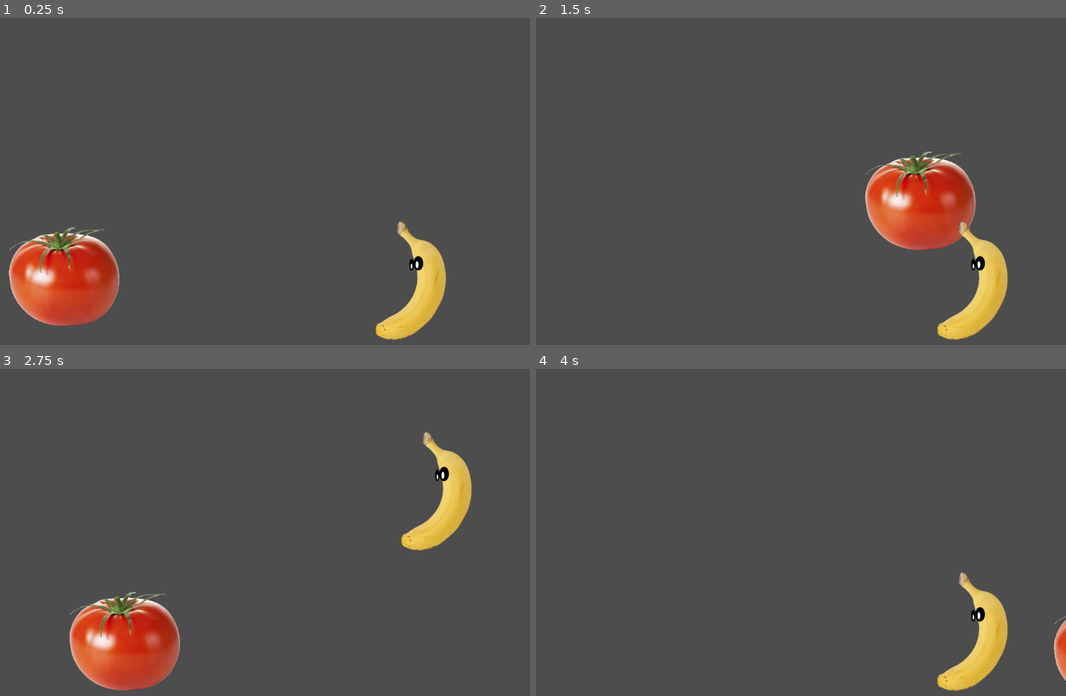
Above: before the commit, frames 1-4 (two rows, left to right).
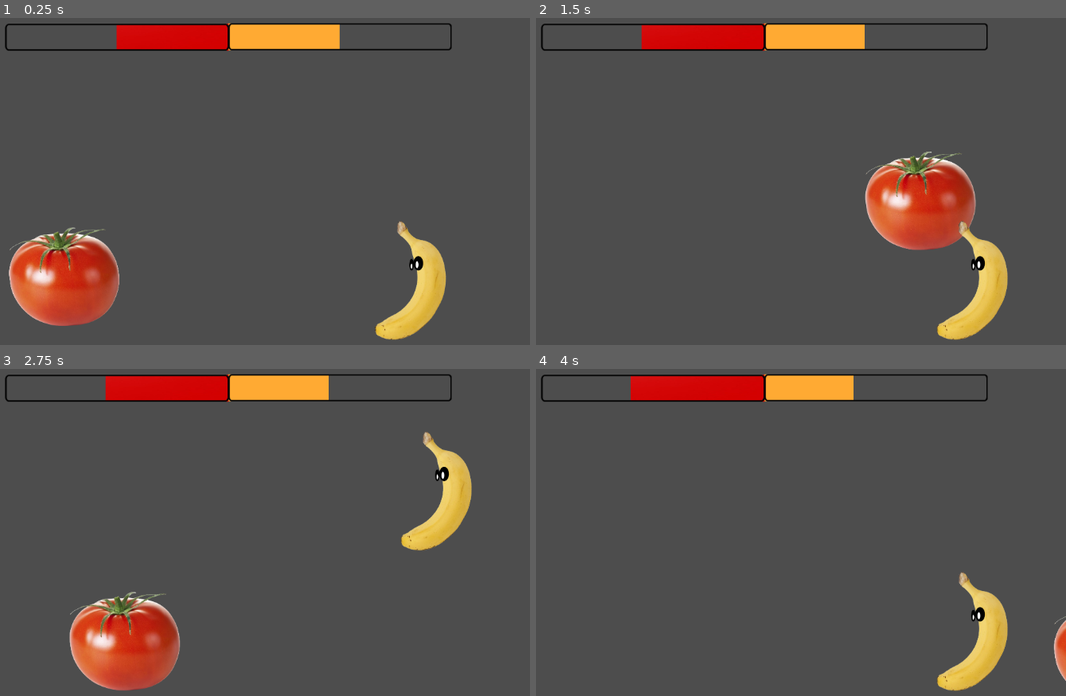
Above: after the commit, the same moments.

Repository: PZerua/ggj24_fruits
Game: Godot game, scene res://scenes/combat.tscn
The game is run twice, just before and just after one commit, with the same random seed, the same clock (stepped at 60 frames per second) and the same inputs.
Inputs:
- Up to frame 1 (0.25 s): no input
- Up to frame 2 (1.5 s): hold D (MOVE_RIGHT_1) from 0.53 s (still down); tap Left (MOVE_LEFT_2) at 0.6 s; tap W (JUMP_1) at 0.77, 1.07 s; tap Right (MOVE_RIGHT_2) at 0.8, 1.35 s
- Up to frame 3 (2.75 s): tap W (JUMP_1) at 1.52, 1.55, 1.82, 2.1 s; release D (MOVE_RIGHT_1) at 2.03 s; hold A (MOVE_LEFT_1) from 2.03 s (still down); tap Up (JUMP_2) at 2.3 s
- Up to frame 4 (4 s): release A (MOVE_LEFT_1) at 2.78 s; hold D (MOVE_RIGHT_1) from 2.78 s (still down); tap Up (JUMP_2) at 2.85 s; tap W (JUMP_1) at 3.02, 3.32, 3.77 s; tap Left (MOVE_LEFT_2) at 3.05 s; tap S (BLOCK_1) at 3.6 s; tap Right (MOVE_RIGHT_2) at 3.8 s

The runs differ from the first frame. In frame 1, 3.9% of the frame differs, in the area x 0-86%, y 1-10%; in frame 2, 3.9%; in frame 3, 3.9%; in frame 4, 3.9%.
Error before the commit: Attempt to call function 'get_surface_override_material' in base 'null instance' on a null instance. (res://assets/fruits/tomato/tomato.gd:5)

Commit message:
laught bar added

Diff:
--- a/assets/fruits/banana/banana.gd
+++ b/assets/fruits/banana/banana.gd
@@ -1,9 +1,9 @@
 extends "res://assets/fruits/controller.gd"
 
 func _process(delta):
-
-	var mat : StandardMaterial3D = %Sprite2D.get_surface_override_material(0)
-	flip_uv_if_necessary(mat, "", "")
+	pass
+	#var mat : StandardMaterial3D = %Sprite2D.get_surface_override_material(0)
+	#flip_uv_if_necessary(mat, "", "")
 
 func _physics_process(delta):
 
@@ -12,3 +12,7 @@
 func _input(event):
 
 	process_moves(["PUNCH_1", "KICK_1", "BLOCK_1"])
+
+func make_laugh(intensity):
+	funny += intensity
+	%Tomato.funny -= intensity;
--- a/assets/fruits/controller.gd
+++ b/assets/fruits/controller.gd
@@ -6,6 +6,7 @@
 const JUMP_VELOCITY = -1200.0
 
 var enable_movement : bool = true
+var funny: int = 50;
 
 var gravity = 3 * ProjectSettings.get_setting("physics/2d/default_gravity")
 
@@ -76,6 +77,7 @@
 	# Handle jump.
 	if Input.is_action_just_pressed(jump_button) and is_on_floor():
 		velocity.y = JUMP_VELOCITY
+		make_laugh(5)
 
 	# Get the input direction and handle the movement/deceleration.
 	# As good practice, you should replace UI actions with custom gameplay actions.
@@ -84,6 +86,8 @@
 		velocity.x = direction * SPEED
 	else:
 		velocity.x = move_toward(velocity.x, 0, SPEED)
+
+
 
 	move_and_slide()
 
@@ -107,3 +111,6 @@
 		mat.uv1_scale.x = -1
 	elif velocity.x < 0.0:
 		mat.uv1_scale.x = 1
+
+func make_laugh(intensity):
+	funny += intensity
--- a/assets/fruits/tomato/tomato.gd
+++ b/assets/fruits/tomato/tomato.gd
@@ -1,9 +1,9 @@
 extends "res://assets/fruits/controller.gd"
 
 func _process(delta):
-
-	var mat : StandardMaterial3D = %Sprite2D.get_surface_override_material(0)
-	flip_uv_if_necessary(mat, "", "")
+	pass
+	#var mat : StandardMaterial3D = %Sprite2D.get_surface_override_material(0)
+	#flip_uv_if_necessary(mat, "", "")
 
 func _physics_process(delta):
 
@@ -12,3 +12,7 @@
 func _input(event):
 
 	process_moves(["PUNCH_1", "KICK_1", "BLOCK_1"])
+
+func make_laugh(intensity):
+	funny += intensity
+	%Banana.funny -= intensity;
--- /dev/null
+++ b/scenes/BarBanana.gd
@@ -0,0 +1,9 @@
+extends TextureProgressBar
+
+# Called when the node enters the scene tree for the first time.
+func _ready():
+	pass # Replace with function body.
+
+# Called every frame. 'delta' is the elapsed time since the previous frame.
+func _process(delta):
+	value = %Banana.funny;
--- /dev/null
+++ b/scenes/BarTomato.gd
@@ -0,0 +1,9 @@
+extends TextureProgressBar
+
+# Called when the node enters the scene tree for the first time.
+func _ready():
+	pass # Replace with function body.
+
+# Called every frame. 'delta' is the elapsed time since the previous frame.
+func _process(delta):
+	value = %Tomato.funny;
--- a/scenes/combat.tscn
+++ b/scenes/combat.tscn
@@ -1,8 +1,13 @@
-[gd_scene load_steps=5 format=3 uid="uid://by7e8og87xis2"]
+[gd_scene load_steps=10 format=3 uid="uid://by7e8og87xis2"]
 
 [ext_resource type="PackedScene" uid="uid://dt4g2ewu42uek" path="res://assets/fruits/tomato/tomato.tscn" id="1_h62js"]
+[ext_resource type="Texture2D" uid="uid://b0k1h3yv0rjhw" path="res://assets/bars/bar-over.png" id="2_g5582"]
 [ext_resource type="PackedScene" uid="uid://bg5fug08dimbt" path="res://assets/fruits/banana/banana.tscn" id="2_nrd0u"]
 [ext_resource type="Script" path="res://assets/fruits/banana/banana.gd" id="3_0iy8d"]
+[ext_resource type="Script" path="res://scenes/BarTomato.gd" id="3_tiox5"]
+[ext_resource type="Script" path="res://scenes/BarBanana.gd" id="5_34f5s"]
+[ext_resource type="Texture2D" uid="uid://cpuc5b3bdc2jc" path="res://assets/bars/yellow-orange.png" id="5_ut5nq"]
+[ext_resource type="Texture2D" uid="uid://dlam4itbryoui" path="res://assets/bars/red-bar.jpg" id="7_ukvkr"]
 
 [sub_resource type="RectangleShape2D" id="RectangleShape2D_f6e4s"]
 size = Vector2(1147, 49)
@@ -10,9 +15,11 @@
 [node name="combat_scene" type="Node2D"]
 
 [node name="Tomato" parent="." instance=ExtResource("1_h62js")]
+unique_name_in_owner = true
 position = Vector2(308, 391)
 
 [node name="Banana" parent="." instance=ExtResource("2_nrd0u")]
+unique_name_in_owner = true
 position = Vector2(939, 401)
 rotation = -0.00158102
 script = ExtResource("3_0iy8d")
@@ -24,3 +31,37 @@
 [node name="CollisionShape2D" type="CollisionShape2D" parent="StaticBody2D"]
 position = Vector2(575, 624)
 shape = SubResource("RectangleShape2D_f6e4s")
+
+[node name="FunnyBar" type="Node2D" parent="."]
+position = Vector2(-51, 79)
+
+[node name="BarBanana" type="TextureProgressBar" parent="FunnyBar"]
+offset_left = 656.0
+offset_top = -55.0
+offset_right = 1061.0
+offset_bottom = 9.00002
+scale = Vector2(1, 0.765735)
+value = 50.0
+rounded = true
+nine_patch_stretch = true
+texture_over = ExtResource("2_g5582")
+texture_progress = ExtResource("5_ut5nq")
+script = ExtResource("5_34f5s")
+metadata/_edit_use_anchors_ = true
+
+[node name="BarTomato" type="TextureProgressBar" parent="FunnyBar"]
+offset_left = 252.0
+offset_top = -54.0
+offset_right = 657.0
+offset_bottom = 10.0
+scale = Vector2(1, 0.76)
+value = 50.0
+rounded = true
+fill_mode = 1
+nine_patch_stretch = true
+texture_over = ExtResource("2_g5582")
+texture_progress = ExtResource("7_ukvkr")
+script = ExtResource("3_tiox5")
+metadata/_edit_use_anchors_ = true
+
+[connection signal="property_list_changed" from="Tomato" to="Tomato" method="_on_property_list_changed"]
Binary file added: assets/bars/bar-over.png
Not shown, added: assets/bars/bar-over.png.import
Binary file added: assets/bars/red-bar.jpg
Not shown, added: assets/bars/red-bar.jpg.import
Binary file added: assets/bars/yellow-orange.png
Not shown, added: assets/bars/yellow-orange.png.import
